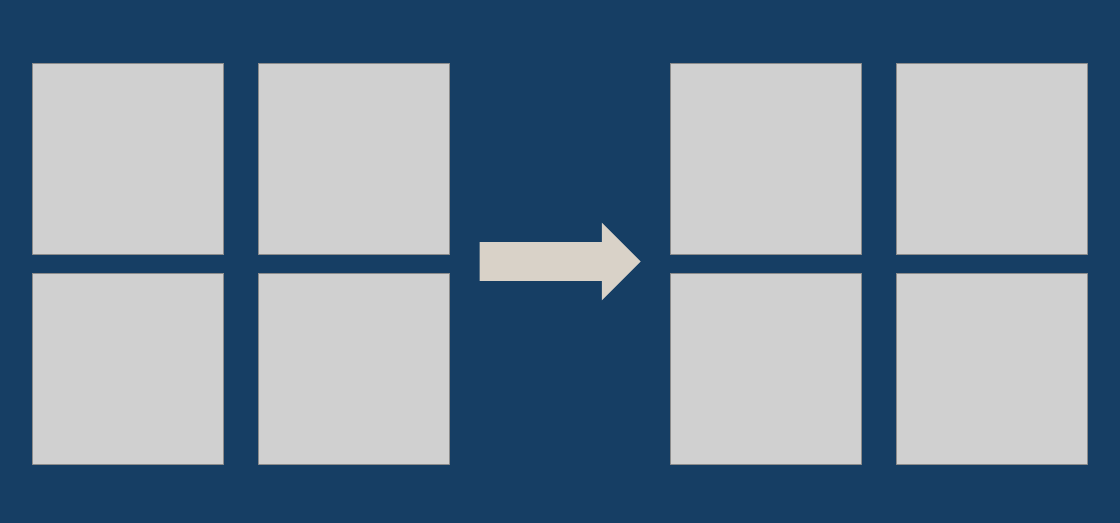
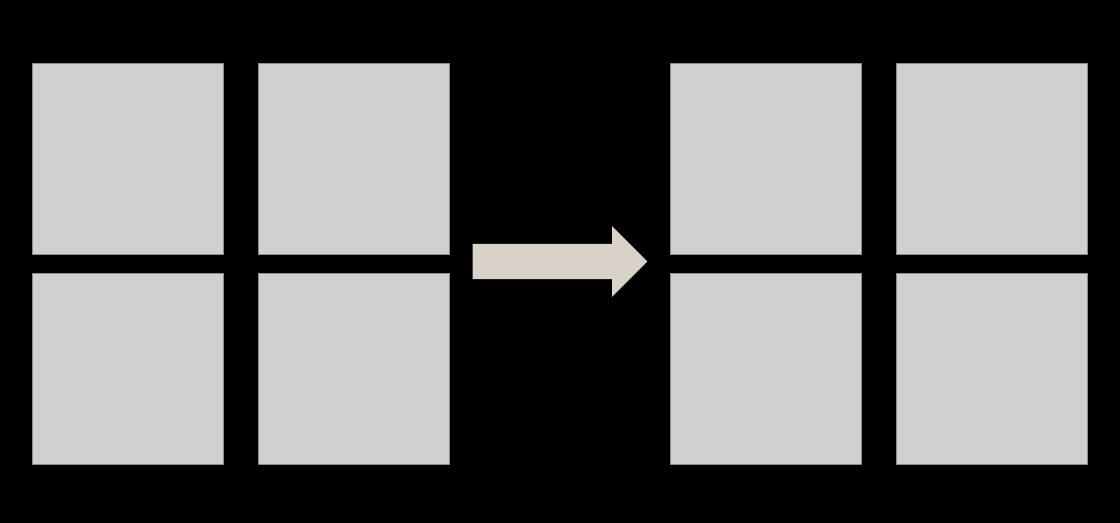
Before and after one commit to DARIF-YS/portfolio, a slide deck: slide 1 of images/projects/Presentation1.pptx. Drawn at 1120x523 pixels with LibreOffice and Linux fonts; fonts in the diff are those of the drawing; grey boxes stand for pictures. Boxes give left, top, right and bottom in pixels: in the first picture for what was removed or moved away, otherwise in the second. Text is boxed around its words. In the diff, an @@ line names an element or a change of style, - is before the commit and + after.

```diff
--- a/images/projects/Presentation1.pptx
+++ b/images/projects/Presentation1.pptx
@@ background #163E64 to #000000 @@
@@ right arrow: place and size @@
-right arrow at [480, 223, 641, 301]
+right arrow at [472, 226, 647, 296]
```
Also in this commit, not shown: 1 other slide changed, 13 other files.
